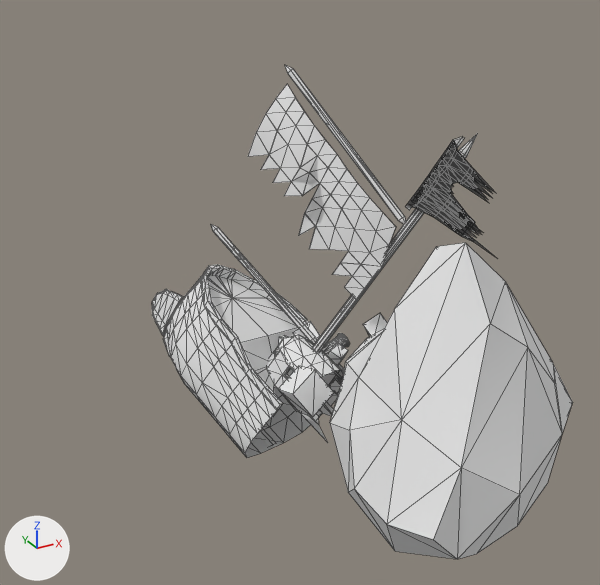
The OBJ model Project_ThirdPerson/mge_v18_student_version/assets/ThirdPerson/models/Obstacle_3.obj as it was, and as the next commit left it.
One viewpoint serves both versions: a camera (50 mm lens) standing at (-0.782, -1.418, 0.864) and looking at (-0.033, -0.057, 0.184). The lights are fixed; the arrows at lower left show +X, +Y and +Z. Mesh edges are drawn as thin lines. Where no turn or scale is listed for an object, it has been applied to the vertices.

Names of what the first picture shows: 'Obstacle_3'.
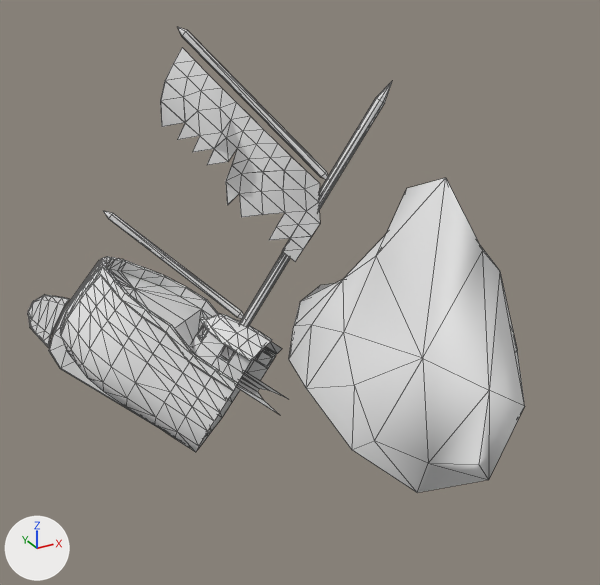
Pixel boxes (x1, y1, x2, y2) of what changed, in the pictures (600 x 585 px; the box of a moved part takes in the faces that stretch with it):
'Obstacle_3', reshaped (18% wider): before (152, 65, 573, 559); after (28, 27, 525, 493)
part 1 of me_obstacle_3, moved or reshaped: before (330, 243, 573, 559); after (289, 178, 525, 493)
part 2 of me_obstacle_3, moved or reshaped: before (166, 265, 344, 458); after (60, 256, 240, 452)
part 3 of me_obstacle_3, moved or reshaped: before (163, 277, 276, 446); after (49, 260, 209, 436)
part 4 of me_obstacle_3, moved or reshaped: before (267, 335, 344, 441); after (192, 314, 288, 415)
part 5 of me_obstacle_3, moved or reshaped: before (285, 65, 406, 224); after (178, 27, 328, 180)
part 6 of me_obstacle_3, moved or reshaped: before (211, 224, 317, 344); after (104, 211, 244, 319)
part 7 of me_obstacle_3, moved or reshaped: before (248, 85, 396, 300); after (182, 47, 320, 245)
part 8 of me_obstacle_3, moved or reshaped: before (264, 84, 396, 291); after (161, 48, 320, 262)
part 9 of me_obstacle_3, moved or reshaped: before (152, 289, 183, 336); after (28, 295, 70, 347)
part 10 of me_obstacle_3, added: after (240, 81, 392, 326)
part 11 of me_obstacle_3, deleted: before (278, 133, 498, 417)

Patch to the scene script:
```diff
--- a/Project_ThirdPerson/mge_v18_student_version/assets/ThirdPerson/models/Obstacle_3.obj.py
+++ b/Project_ThirdPerson/mge_v18_student_version/assets/ThirdPerson/models/Obstacle_3.obj.py
@@ me_obstacle_3 @@
 # used by ob_obstacle_3; location = (0.0, 0.0, 0.0)
-me_obstacle_3.from_pydata(...)  # 1262 vertices, 2202 faces; spans x -0.234..0.423, y -0.621..0.401, z -0.248..0.607
+me_obstacle_3.from_pydata(...)  # 712 vertices, 1229 faces; spans x -0.483..0.481, y -0.494..0.485, z -0.275..0.672
+# me_obstacle_3 part 1: the loose piece of 47 vertices spanning x -0.144..0.423, y -0.621..-0.074, z -0.124..0.4 is multiplied about its middle by the matrix ((1.004, -0.466, 0.0), (0.466, 1.004, 0.0), (0.0, 0.0, 1.107)), then moved by (0.067, 0.236, 0.015)
+# me_obstacle_3 part 2: the loose piece of 274 vertices spanning x -0.234..0.146, y -0.118..0.335, z -0.242..0.147 is turned 24.9 degrees about the z axis through its middle and scaled by 1.11, then moved by (-0.146, 0.153, -0.005)
+# me_obstacle_3 part 3: the loose piece of 36 vertices spanning x -0.195..-0.054, y 0.013..0.351, z -0.248..0.137 is turned 24.9 degrees about the z axis through its middle and scaled by 1.11, then moved by (-0.181, 0.115, -0.006)
+# me_obstacle_3 part 4: the loose piece of 120 vertices spanning x -0.068..0.093, y -0.147..0.079, z -0.157..0.042 is turned 24.9 degrees about the z axis through its middle and scaled by 1.11, then moved by (-0.08, 0.178, -0.006)
+# me_obstacle_3 part 5: the loose piece of 12 vertices spanning x 0.035..0.166, y -0.137..0.131, z 0.318..0.607 is turned 24.9 degrees about the z axis through its middle and scaled by 1.11, then moved by (-0.094, 0.22, 0.05)
+# me_obstacle_3 part 6: the loose piece of 12 vertices spanning x -0.103..0.03, y -0.023..0.233, z 0.032..0.255 is turned 24.9 degrees about the z axis through its middle and scaled by 1.11, then moved by (-0.145, 0.156, 0.015)
+# me_obstacle_3 part 7: the loose piece of 59 vertices spanning x -0.083..0.149, y -0.167..0.124, z 0.18..0.57 is turned 24.9 degrees about the z axis through its middle and scaled by 1.11, then moved by (-0.085, 0.189, 0.04)
+# me_obstacle_3 part 8: the loose piece of 59 vertices spanning x -0.083..0.15, y -0.167..0.124, z 0.18..0.569 is turned 24.9 degrees about the z axis through its middle and scaled by 1.11, then moved by (-0.086, 0.188, 0.04)
+# me_obstacle_3 part 9: the loose piece of 76 vertices spanning x -0.204..-0.144, y 0.32..0.401, z -0.056..0.058 is turned 24.9 degrees about the z axis through its middle and scaled by 1.11, then moved by (-0.265, 0.093, 0.0)
+# me_obstacle_3 part 10: a new loose piece of 17 vertices spanning x -0.104..0.267, y 0.074..0.182, z -0.039..0.565, in mat_initialshadinggroup (white #e7e7e7)
+# me_obstacle_3 part 11: 11 loose pieces with 567 vertices, spanning x -0.102..0.268, y -0.331..0.128, z -0.122..0.51, are deleted
 me_obstacle_3.materials.append(mat_initialshadinggroup)
```
